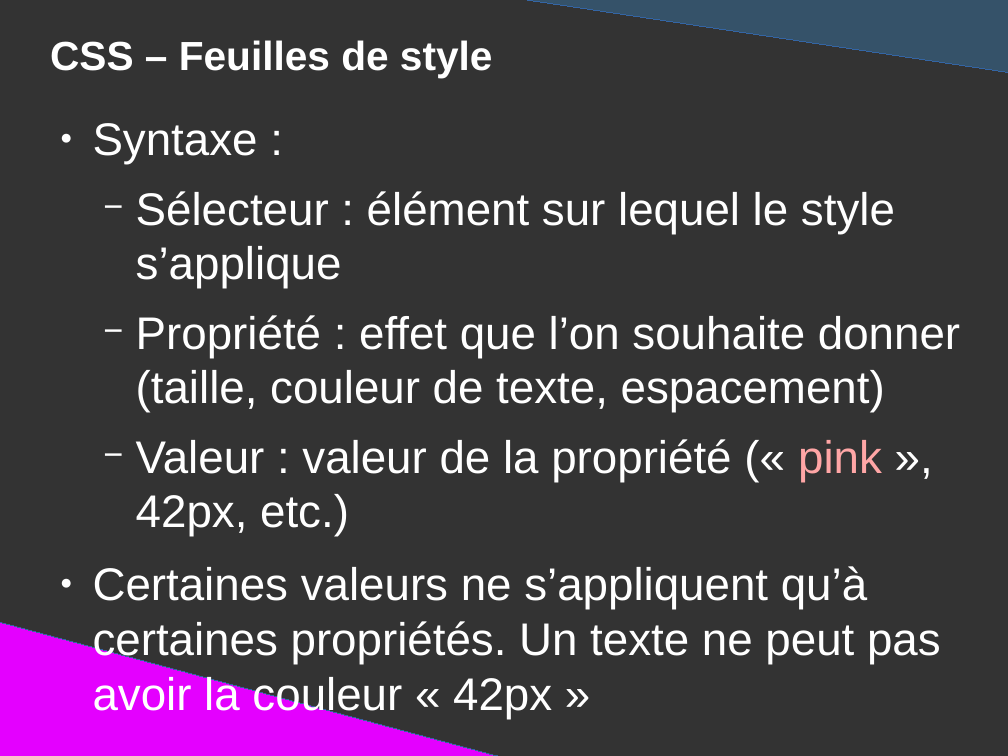
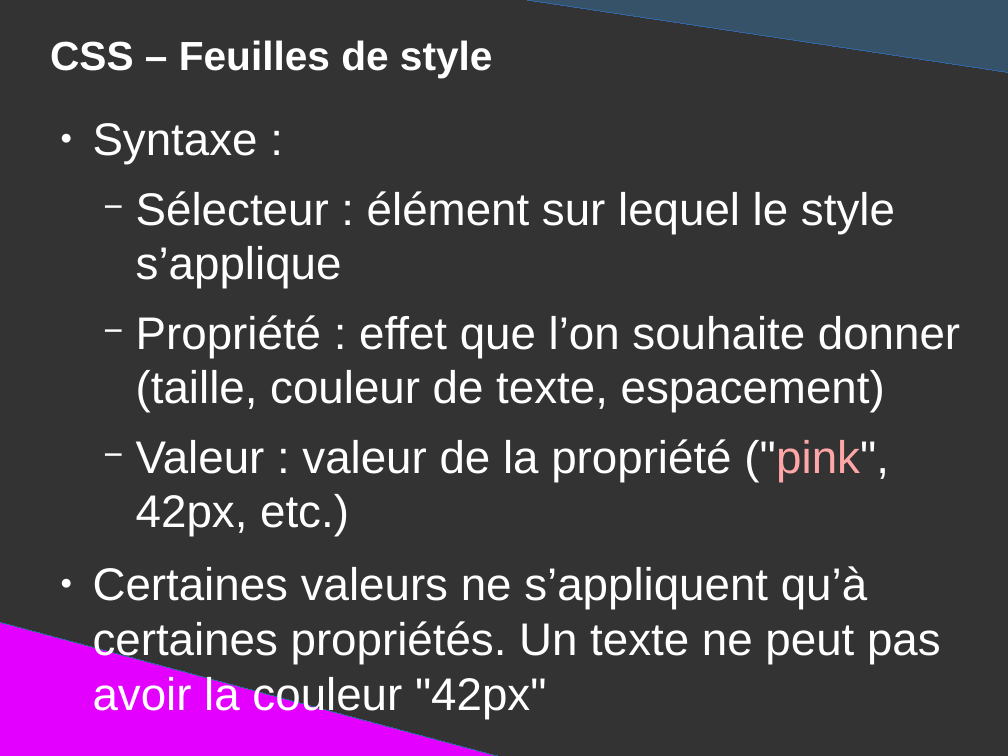
Before and after one commit to DanYellow/presentations, a slide deck: slide 58 of mmi/html/travaux-pratiques/numero-1/presentation.odp (slide 56 before the commit). Drawn at 1008x756 pixels with LibreOffice and Linux fonts; fonts in the diff are those of the drawing. Boxes give left, top, right and bottom in pixels: in the first picture for what was removed or moved away, otherwise in the second. Text is boxed around its words. In the diff, an @@ line names an element or a change of style, - is before the commit and + after.

```diff
--- a/mmi/html/travaux-pratiques/numero-1/presentation.odp
+++ b/mmi/html/travaux-pratiques/numero-1/presentation.odp
@@ text at <box>93,439,941,719</box>: text changed @@
-  − Valeur : valeur de la propriété (« pink », 42px, etc.)
-● Certaines valeurs ne s’appliquent qu’à certaines propriétés. Un texte ne peut pas avoir la couleur « 42px »
+  − Valeur : valeur de la propriété ("pink", 42px, etc.)
+● Certaines valeurs ne s’appliquent qu’à certaines propriétés. Un texte ne peut pas avoir la couleur "42px"
```
Also in this commit, not shown: 6 other slides changed, 4 slides added, 1 slide removed, 1 other file.
